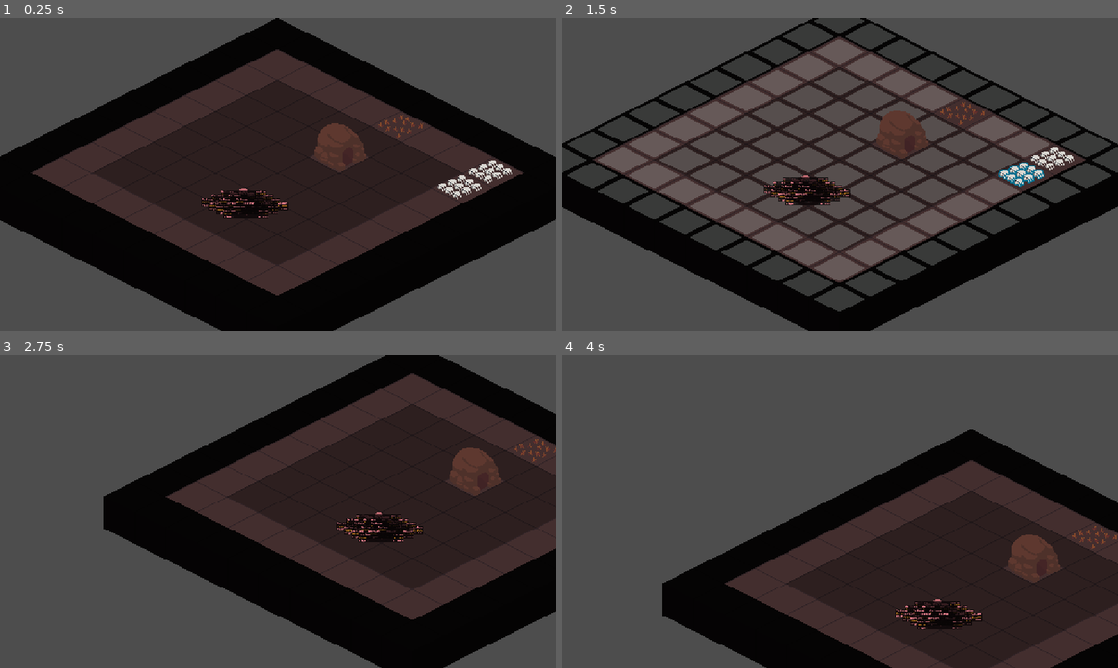
Above: before the commit, frames 1-4 (two rows, left to right).
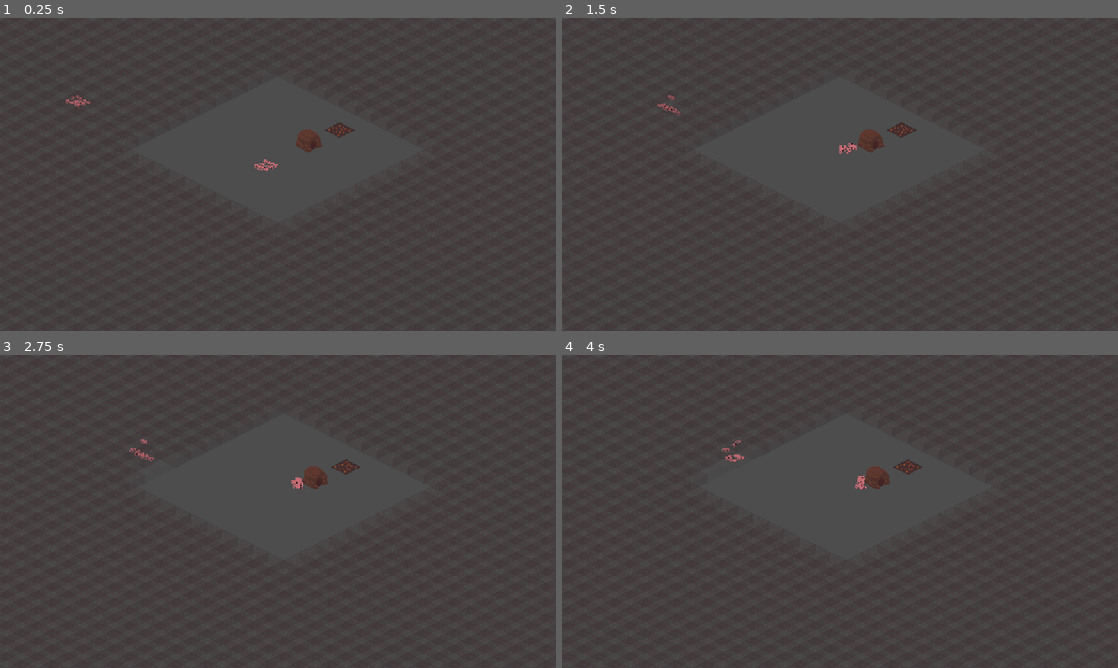
Above: after the commit, the same moments.

Repository: LogCheung/Critterking
Game: Godot game, scene res://World/Scenes/world.tscn
Two runs of this game, one before a commit and one after it. Both use one fixed random seed, a clock stepped at 60 frames per second and the inputs below.
Inputs (mouse positions are in pixels of both pictures, inside the frame that each line leads up to):
- Up to frame 1 (0.25 s): no input
- Up to frame 2 (1.5 s): move the mouse to (1023, 177) at 0.52 s; press the mouse at (1023, 177) at 0.53 s; move the mouse to (1012, 180) at 1.27 s; release the mouse at (1012, 180) at 1.28 s; tap S (camera_move_down) at 1.35 s
- Up to frame 3 (2.75 s): click (450, 517) at 1.55 s; tap Enter at 2 s; move the mouse to (439, 511) at 2.02 s; hold A (camera_move_left) from 2.03 s (still down); click (439, 511) at 2.3 s
- Up to frame 4 (4 s): move the mouse to (812, 574) at 2.77 s; release A (camera_move_left) at 2.78 s; tap D (camera_move_right) at 2.85 s; click (812, 574) at 3.05 s; move the mouse to (1006, 558) at 3.52 s; hold W (camera_move_up) from 3.53 s (still down); click (1006, 558) at 3.8 s

The runs differ from the first frame. In frame 1, 51% of the frame differs, in the area x 0-100%, y 0-100%; in frame 2, 34%; in frame 3, 46%; in frame 4, 36%.

Commit message:
spawning

Diff:
--- a/minibadkings/TileMap/Scenes/WorldTileSet.tres
+++ b/minibadkings/TileMap/Scenes/WorldTileSet.tres
@@ -16,6 +16,24 @@
 agent_radius = 0.0
 
 [sub_resource type="NavigationPolygon" id="NavigationPolygon_fl1qv"]
+vertices = PackedVector2Array(32, 0, 0, 16, -32, 0, 0, -16)
+polygons = Array[PackedInt32Array]([PackedInt32Array(0, 1, 2, 3)])
+outlines = Array[PackedVector2Array]([PackedVector2Array(0, -16, -32, 0, 0, 16, 32, 0)])
+agent_radius = 0.0
+
+[sub_resource type="NavigationPolygon" id="NavigationPolygon_nbqb2"]
+vertices = PackedVector2Array(32, 0, 0, 16, -32, 0, 0, -16)
+polygons = Array[PackedInt32Array]([PackedInt32Array(0, 1, 2, 3)])
+outlines = Array[PackedVector2Array]([PackedVector2Array(0, -16, -32, 0, 0, 16, 32, 0)])
+agent_radius = 0.0
+
+[sub_resource type="NavigationPolygon" id="NavigationPolygon_hh4v1"]
+vertices = PackedVector2Array(32, 0, 0, 16, -32, 0, 0, -16)
+polygons = Array[PackedInt32Array]([PackedInt32Array(0, 1, 2, 3)])
+outlines = Array[PackedVector2Array]([PackedVector2Array(0, -16, -32, 0, 0, 16, 32, 0)])
+agent_radius = 0.0
+
+[sub_resource type="NavigationPolygon" id="NavigationPolygon_kl7ja"]
 vertices = PackedVector2Array(32, 0, 0, 16, -32, 0, 0, -16)
 polygons = Array[PackedInt32Array]([PackedInt32Array(0, 1, 2, 3)])
 outlines = Array[PackedVector2Array]([PackedVector2Array(0, -16, -32, 0, 0, 16, 32, 0)])
@@ -59,13 +77,16 @@
 0:2/next_alternative_id = 3
 0:2/0 = 0
 0:2/0/texture_origin = Vector2i(0, 4)
+0:2/0/navigation_layer_1/polygon = SubResource("NavigationPolygon_nbqb2")
 0:2/1 = 1
 0:2/1/texture_origin = Vector2i(0, 4)
 0:2/1/modulate = Color(1, 1, 1, 0.345098)
 0:2/1/physics_layer_0/polygon_0/points = PackedVector2Array(-0.637262, -28.0395, -26.1277, -20.3924, -18.1973, -6.90137, 0, -16, 17.5475, -7.22625, 24.8532, -19.1178)
+0:2/1/navigation_layer_1/polygon = SubResource("NavigationPolygon_hh4v1")
 0:2/2 = 2
 0:2/2/texture_origin = Vector2i(0, 4)
 0:2/2/physics_layer_0/polygon_0/points = PackedVector2Array(0.477943, -33.6155, -32.0224, -17.0467, -15.003, -8.49848, 2.38972, -18.3213, 18.9585, -9.39961, 31.7038, -16.4095)
+0:2/2/navigation_layer_1/polygon = SubResource("NavigationPolygon_kl7ja")
 
 [sub_resource type="TileSetAtlasSource" id="TileSetAtlasSource_leqhe"]
 texture = ExtResource("2_hh4v1")
@@ -81,5 +102,6 @@
 physics_layer_0/collision_layer = 16
 physics_layer_0/collision_mask = 0
 navigation_layer_0/layers = 1
+navigation_layer_1/layers = 2
 sources/50 = SubResource("TileSetAtlasSource_leqhe")
 sources/0 = SubResource("TileSetAtlasSource_h7jyf")
--- a/minibadkings/TileMap/Scenes/tile_world.tscn
+++ b/minibadkings/TileMap/Scenes/tile_world.tscn
@@ -23,12 +23,13 @@
 script = ExtResource("1_leqhe")
 
 [node name="Ground" type="TileMapLayer" parent="."]
+visible = false
 y_sort_enabled = true
 tile_map_data = PackedByteArray("AAAEAPz/AAAAAAAAAAAEAP3/AAAAAAAAAAAEAP7/AAAAAAAAAAAEAP//AAAAAAAAAAAEAAAAAAAAAAAAAAAEAA …(1520 unchanged characters)…
 tile_set = ExtResource("2_jb8ou")
 
 [node name="wall" type="TileMapLayer" parent="."]
-visible = false
+modulate = Color(1, 1, 1, 0.231373)
 z_index = 1
 y_sort_enabled = true
 tile_map_data = PackedByteArray("AAADAPv/AAAAAAIAAAABAPn/AAAAAAIAAAD///f/AAAAAAIAAAAPAAcAAAAAAAIAAAAQAAgAAAAAAAIAAAARAA …(33392 unchanged characters)…
--- a/minibadkings/TileMap/Scripts/tile_world.gd
+++ b/minibadkings/TileMap/Scripts/tile_world.gd
@@ -13,11 +13,11 @@
 var outskirt_tiles : Array
 
 func _ready() -> void:
+	find_outskirt_tiles()
 	await get_tree().create_timer(.2).timeout
 	wall_tiles = wall.get_used_cells()
 	handle_navigable_cells()
 	limit_colliding_walls()
-	find_outskirt_tiles()
 
 func handle_navigable_cells() -> void:
 	# reset
@@ -28,6 +28,7 @@
 	# get where the units are
 	unit_groups = get_tree().get_first_node_in_group("GROUPSNODE").get_children()
 	for group : AllyGroup in unit_groups:
+		if !group is AllyGroup : continue
 		unit_tiles.append(group.tile)
 
 	var navCells : Array = ground.get_used_cells_by_id(0,Vector2(0,0),0)
@@ -70,12 +71,10 @@
 	var end : Vector2i = rect.end
 	var pos : Vector2i = rect.position
 	for y in range(pos.y,end.y):
-		outskirt_tiles.append(Vector2i(pos.x,y))
-	for x in range(pos.x + 1,end.x):
-		outskirt_tiles.append(Vector2i(x,end.y - 1))
-	for y in range(end.y -1,pos.y,-1):
-		outskirt_tiles.append(Vector2i(end.x - 1,y))
-	for x in range(end.x -1 ,pos.x,-1):
-		outskirt_tiles.append(Vector2i(x,pos.y))
+		outskirt_tiles.append(Vector2i(pos.x - 1,y))
+		outskirt_tiles.append(Vector2i(end.x ,y))
+	for x in range(pos.x ,end.x):
+		outskirt_tiles.append(Vector2i(x,end.y))
+		outskirt_tiles.append(Vector2i(x,pos.y - 1))
 	for tile in outskirt_tiles:
 		ground.set_cell(tile,0,Vector2(0,0),4)
--- a/minibadkings/Units/Scenes/enemy.tscn
+++ b/minibadkings/Units/Scenes/enemy.tscn
@@ -32,6 +32,10 @@
 
 [sub_resource type="Curve" id="Curve_mh310"]
 _data = [Vector2(0, 0), 0.0, 0.0, 0, 0, Vector2(1, 1), 0.0, 0.0, 0, 0]
+point_count = 2
+
+[sub_resource type="Curve" id="Curve_ubmlb"]
+_data = [Vector2(0, 0), 0.0, 0.0, 0, 0, Vector2(1, 0.797753), 0.0, 0.0, 0, 0]
 point_count = 2
 
 [sub_resource type="Animation" id="Animation_daau3"]
@@ -175,6 +179,7 @@
 shape = SubResource("RectangleShape2D_pm8qt")
 
 [node name="utility_debug" parent="." node_paths=PackedStringArray("utility_agent") instance=ExtResource("5_wh35a")]
+visible = false
 scale = Vector2(0.25, 0.25)
 utility_agent = NodePath("../UtilityAiAgent")
 
@@ -189,7 +194,6 @@
 
 [node name="UtilityAiAggregation" type="Node" parent="UtilityAiAgent/form"]
 script = ExtResource("8_ubmlb")
-aggregation_type = 3
 metadata/_custom_type_script = "uid://b2f8vq1st70r0"
 
 [node name="target_in_range2" type="Node" parent="UtilityAiAgent/form/UtilityAiAggregation" node_paths=PackedStringArray("node")]
@@ -217,7 +221,20 @@
 curve = SubResource("Curve_mh310")
 metadata/_custom_type_script = "uid://dojkyt7skh8fh"
 
+[node name="raid" type="Node" parent="UtilityAiAgent"]
+script = ExtResource("7_7xmed")
+_action_id = "raid"
+metadata/_custom_type_script = "uid://bpvkdlp8jw4sj"
+
+[node name="UtilityAiConsiderationFromNode" type="Node" parent="UtilityAiAgent/raid" node_paths=PackedStringArray("node")]
+script = ExtResource("8_ohg4d")
+node = NodePath("../../..")
+property_name = "is_active"
+curve = SubResource("Curve_ubmlb")
+metadata/_custom_type_script = "uid://dojkyt7skh8fh"
+
 [node name="NavigationAgent2D" type="NavigationAgent2D" parent="."]
+navigation_layers = 3
 path_postprocessing = 1
 avoidance_enabled = true
 radius = 20.0
--- a/minibadkings/Units/Scenes/enemy_group.tscn
+++ b/minibadkings/Units/Scenes/enemy_group.tscn
@@ -1,6 +1,9 @@
-[gd_scene load_steps=2 format=3 uid="uid://crgrp0juuu53l"]
+[gd_scene load_steps=3 format=3 uid="uid://crgrp0juuu53l"]
 
 [ext_resource type="Script" uid="uid://bw27g3fanckan" path="res://Units/Scripts/enemy_group.gd" id="1_kvufm"]
+
+[sub_resource type="ConvexPolygonShape2D" id="ConvexPolygonShape2D_kvufm"]
+points = PackedVector2Array(0, -16, 32, 0, 0, 16, -32, 0)
 
 [node name="enemyGroup" type="Node2D"]
 script = ExtResource("1_kvufm")
@@ -8,3 +11,6 @@
 
 [node name="PositionsNode" type="Node2D" parent="."]
 unique_name_in_owner = true
+
+[node name="CollisionShape2D" type="CollisionShape2D" parent="."]
+shape = SubResource("ConvexPolygonShape2D_kvufm")
--- a/minibadkings/Units/Scenes/unit_group.tscn
+++ b/minibadkings/Units/Scenes/unit_group.tscn
@@ -9,7 +9,6 @@
 z_index = 1
 z_as_relative = false
 script = ExtResource("1_onkey")
-upgraded = null
 
 [node name="PositionsNode" type="Node2D" parent="."]
 unique_name_in_owner = true
--- a/minibadkings/Units/Scripts/enemy.gd
+++ b/minibadkings/Units/Scripts/enemy.gd
@@ -25,6 +25,8 @@
 
 				in_formation = true
 				return
+			else:
+				in_formation = false
 		ACTION.FIGHT:
 			if attacking : return
 			find_target()
@@ -38,12 +40,27 @@
 				attack_cd.start()
 				attacking = true
 				return
+		ACTION.RAID:
+			if distToTarget <= 32:
+				anim.play("attack")
+				return
+
 
 	move_to(self.global_position.direction_to(nav.get_next_path_position()), delta)
 
 func become_active() -> void:
 	is_active = true
 	hit_box.monitorable = true
+
+func find_building() -> void:
+	var buildings = tileWorld.buildings.get_used_cells()
+	if buildings.is_empty() : return
+	buildings = buildings.map(func(b):return tileWorld.ground.map_to_local(b))
+	target = buildings.front()
+	for b in buildings:
+		if global_position.distance_to(b) < global_position.distance_to(target):
+			target = b
+	if target: nav.target_position = target
 
 func _on_utility_ai_agent_top_score_action_changed(top_action_id: Variant) -> void:
 	match top_action_id:
@@ -52,3 +69,6 @@
 		"fight":
 			action = ACTION.FIGHT
 			find_target()
+		"raid":
+			action = ACTION.RAID
+			find_building()
--- a/minibadkings/Units/Scripts/enemy_group.gd
+++ b/minibadkings/Units/Scripts/enemy_group.gd
@@ -1,6 +1,7 @@
-@tool
 extends Group
 class_name EnemyGroup
+
+signal formation_finished
 
 const ENEMY : PackedScene = preload("res://Units/Scenes/enemy.tscn")
 
@@ -8,3 +9,16 @@
 	super._ready()
 	tile = tileWorld.ground.local_to_map(global_position)
 	create_formation(ENEMY)
+	await get_tree().create_timer(.1).timeout
+	formation_finished.emit()
+
+func _process(delta: float) -> void:
+	for unit in unitsArray:
+		if !unit.in_formation:
+			return
+	for unit : Enemy in unitsArray:
+		unit.become_active()
+
+func activate_units() -> void:
+	for unit : Enemy in unitsArray:
+		unit.become_active()
--- a/minibadkings/Units/Scripts/group.gd
+++ b/minibadkings/Units/Scripts/group.gd
@@ -1,4 +1,3 @@
-@tool
 extends Node2D
 class_name Group
 
--- a/minibadkings/Units/Scripts/unit.gd
+++ b/minibadkings/Units/Scripts/unit.gd
@@ -12,7 +12,6 @@
 signal unselected
 
 const HIGHLIGHT = preload("res://Units/Shaders/unitHighlight.tres")
-const PROJ = preload("res://Units/Scenes/projectile.tscn")
 
 @export var health : int = 4
 @export var max_health : int = 4
@@ -49,10 +48,9 @@
 func _ready() -> void:
 	nav.velocity_computed.connect(_on_navigation_agent_2d_velocity_computed)
 	%HurtBox.area_entered.connect(on_hurt_box_land)
-
 	pass
 
-func _process(delta: float) -> void:
+func _process(_delta: float) -> void:
 	attack_ready = attack_cd.time_left <= 0
 	distance_from_form = global_position.distance_to(formation_position.global_position)
 
@@ -77,7 +75,7 @@
 	var new_velocity = direction * speed
 	velocity = new_velocity
 
-	if !nav.avoidance_enabled:
+	if nav.avoidance_enabled:
 		nav.set_velocity(new_velocity)
 	else:
 		_on_navigation_agent_2d_velocity_computed(new_velocity)
@@ -108,11 +106,10 @@
 # Attacking
 func attack_finished() -> void:
 	attacking = false
-
 	# Shooting after animation finished
 	if !target : return
 	if type == TYPE.RANGED:
-		var proj = PROJ.instantiate()
+		var proj = preload("res://Units/Scenes/projectile.tscn").instantiate()
 		proj.DIRECTION = global_position.direction_to(target.global_position)
 		proj.global_position = global_position
 		proj.damage = damage
--- a/minibadkings/Units/Scripts/unit_group.gd
+++ b/minibadkings/Units/Scripts/unit_group.gd
@@ -1,4 +1,3 @@
-@tool
 extends Group
 class_name AllyGroup
 
--- a/minibadkings/World/Scenes/world.tscn
+++ b/minibadkings/World/Scenes/world.tscn
@@ -1,8 +1,7 @@
-[gd_scene load_steps=6 format=3 uid="uid://bxqxjbkdfqn0q"]
+[gd_scene load_steps=5 format=3 uid="uid://bxqxjbkdfqn0q"]
 
 [ext_resource type="Script" uid="uid://dvsiuovo1wgp" path="res://World/Scripts/world.gd" id="1_fdxdb"]
 [ext_resource type="PackedScene" uid="uid://y0ju1mi4ih78" path="res://TileMap/Scenes/tile_world.tscn" id="1_jamle"]
-[ext_resource type="PackedScene" uid="uid://bytyqloqmpx5r" path="res://Units/Scenes/unit_group.tscn" id="2_p7567"]
 [ext_resource type="Script" uid="uid://bjiaogu16dctd" path="res://World/Scripts/camera_2d.gd" id="2_yw7h8"]
 [ext_resource type="PackedScene" uid="uid://crgrp0juuu53l" path="res://Units/Scenes/enemy_group.tscn" id="5_xvb7p"]
 
@@ -19,7 +18,7 @@
 
 [node name="Camera2D" type="Camera2D" parent="."]
 position = Vector2(289, 162)
-zoom = Vector2(2, 2)
+zoom = Vector2(0.5, 0.5)
 limit_left = -300
 limit_top = -120
 limit_right = 1000
@@ -30,18 +29,14 @@
 [node name="UnitGroupsNode" type="Node2D" parent="." groups=["GROUPSNODE"]]
 z_index = 1
 
-[node name="UnitGroup" parent="UnitGroupsNode" instance=ExtResource("2_p7567")]
-position = Vector2(479, 176)
-
-[node name="UnitGroup2" parent="UnitGroupsNode" instance=ExtResource("2_p7567")]
-position = Vector2(511, 160)
-
 [node name="EnemyPerimeters" type="Node" parent="."]
-
-[node name="enemyGroup" parent="." instance=ExtResource("5_xvb7p")]
-position = Vector2(253, 190)
 
 [node name="SpawnTimer" type="Timer" parent="."]
 wait_time = 6.0
 
+[node name="EnemyGroupsNode" type="Node2D" parent="." groups=["ENEMYGRPNODE"]]
+
+[node name="enemyGroup" parent="EnemyGroupsNode" instance=ExtResource("5_xvb7p")]
+position = Vector2(253, 190)
+
 [connection signal="timeout" from="SpawnTimer" to="." method="_on_spawn_timer_timeout"]
--- a/minibadkings/World/Scripts/world.gd
+++ b/minibadkings/World/Scripts/world.gd
@@ -1,10 +1,13 @@
 extends Node2D
+
+const ENEMYGROUP = preload("res://Units/Scenes/enemy_group.tscn")
 
 @export var is_combat_phase : bool = true
 @export var enemy_strength : int = 20
 
 @onready var tileWorld : TileWorld = get_tree().get_first_node_in_group("TILEWORLD")
 @onready var enemy_perimeters: Node = $EnemyPerimeters
+@onready var groupNode : Node2D = get_tree().get_first_node_in_group("GROUPSNODE")
 
 var outerFollow : PathFollow2D
 var innerFollow : PathFollow2D
@@ -12,6 +15,7 @@
 func _ready() -> void:
 	create_enemy_perimeter(10 + Global.expansions, true)
 	create_enemy_perimeter(9 + Global.expansions, false)
+	spawn_enemy()
 
 func clear_perimeters() -> void:
 	# clear children
@@ -54,8 +58,28 @@
 		innerFollow = follow
 
 func spawn_enemy() -> void:
-	pass
-
+	# random positon along perimeter of player base
+	var rand = randf()
+	var follow = innerFollow if randi() % 2 == 0 else outerFollow
+	follow.progress_ratio = rand
+	# create new enemy group scene and add to world
+	var enemGroup = ENEMYGROUP.instantiate()
+	enemGroup.global_position = follow.global_position
+	var enemyGroupNode = get_tree().get_first_node_in_group("ENEMYGRPNODE")
+	enemyGroupNode.add_child(enemGroup)
+	# let units approach player borders before activation
+	await enemGroup.formation_finished
+	await get_tree().create_timer(1).timeout
+	var targetTiles = tileWorld.outskirt_tiles
+	targetTiles = targetTiles.map(func(t):return tileWorld.ground.map_to_local(t))
+	# find closest target tile
+	var closest = targetTiles.front()
+	var groupPos = follow.global_position
+	for tile in targetTiles:
+		if groupPos.distance_to(tile) < groupPos.distance_to(closest):
+			closest = tile
+	enemGroup.global_position = closest
+	# set groupPos to target and the units within the group will follow
 
 func _on_spawn_timer_timeout() -> void:
 	pass # Replace with function body.
--- a/minibadkings/project.godot
+++ b/minibadkings/project.godot
@@ -34,6 +34,7 @@
 GROUPSNODE=""
 UNIT=""
 WORLD=""
+ENEMYGRPNODE=""
 
 [input]
 
Not shown: 1 places in minibadkings/TileMap/Scenes/WorldTileSet.tres that only renumber resources
Not shown: 1 places in minibadkings/Units/Scenes/enemy.tscn that only renumber resources
Not shown, changed: minibadkings/Units/Scripts/unit.gd.uid
Not shown, added: minibadkings/Units/Scenes/enemy.tscn560130042.tmp
Not shown, added: minibadkings/Units/Scenes/enemy.tscn566708025.tmp
Not shown, added: minibadkings/Units/Scenes/enemy.tscn692625992.tmp
Not shown, added: minibadkings/Units/Scenes/enemy.tscn716159857.tmp
Not shown, added: minibadkings/Units/Scenes/enemy.tscn720468906.tmp
Not shown, added: minibadkings/Units/Scenes/enemy.tscn745860329.tmp
Not shown, added: minibadkings/Units/Scenes/enemy.tscn77845813.tmp
Not shown, added: minibadkings/Units/Scenes/enemy_group.tscn124217724.tmp
Not shown, added: minibadkings/Units/Scenes/enemy_group.tscn134773571.tmp
(and 3 more such lines)
